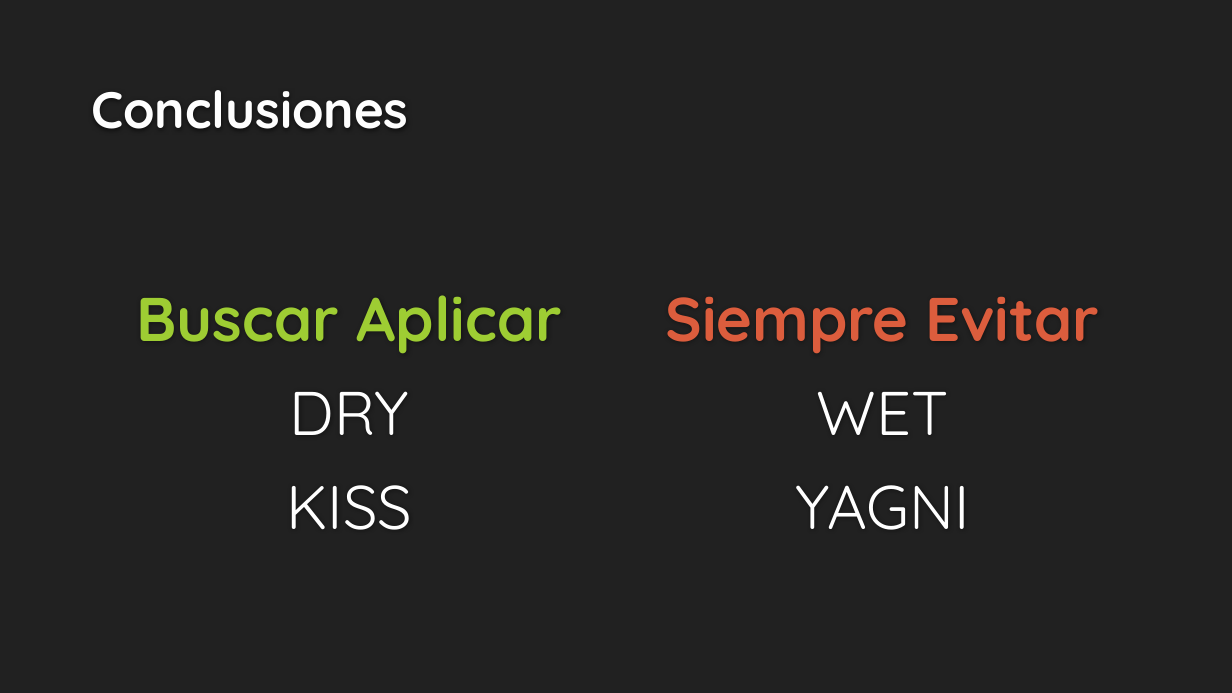
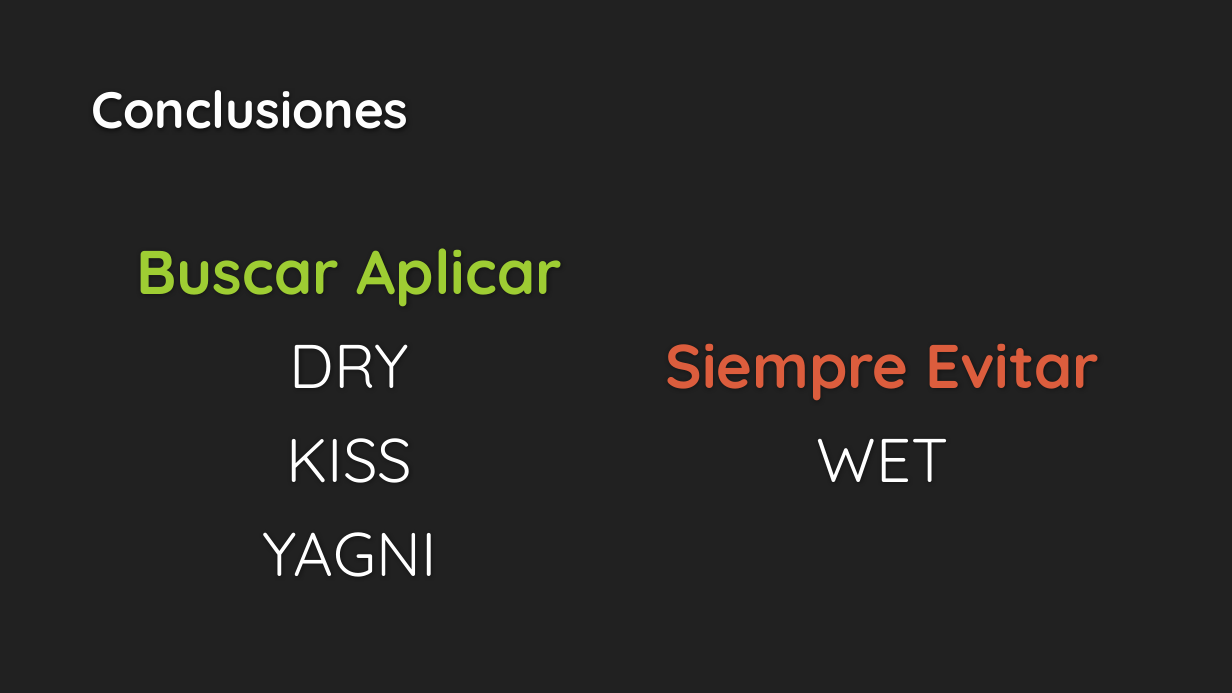
Before and after one commit to estebansalas18/Principios-DWKY, a slide deck: slide 18 of Principios DRY, KISS, WET, YAGNI.pptx. Drawn at 1232x693 pixels with LibreOffice and Linux fonts; fonts in the diff are those of the drawing; background and template pictures are left out. Boxes give left, top, right and bottom in pixels: in the first picture for what was removed or moved away, otherwise in the second. Text is boxed around its words. In the diff, an @@ line names an element or a change of style, - is before the commit and + after.

```diff
--- a/Principios DRY, KISS, WET, YAGNI.pptx
+++ b/Principios DRY, KISS, WET, YAGNI.pptx
@@ text at [795,485,969,530]: paragraph removed @@
-YAGNI
@@ text at [262,532,436,577]: paragraph added @@
+YAGNI
```
Also in this commit, not shown: 5 other slides changed.
